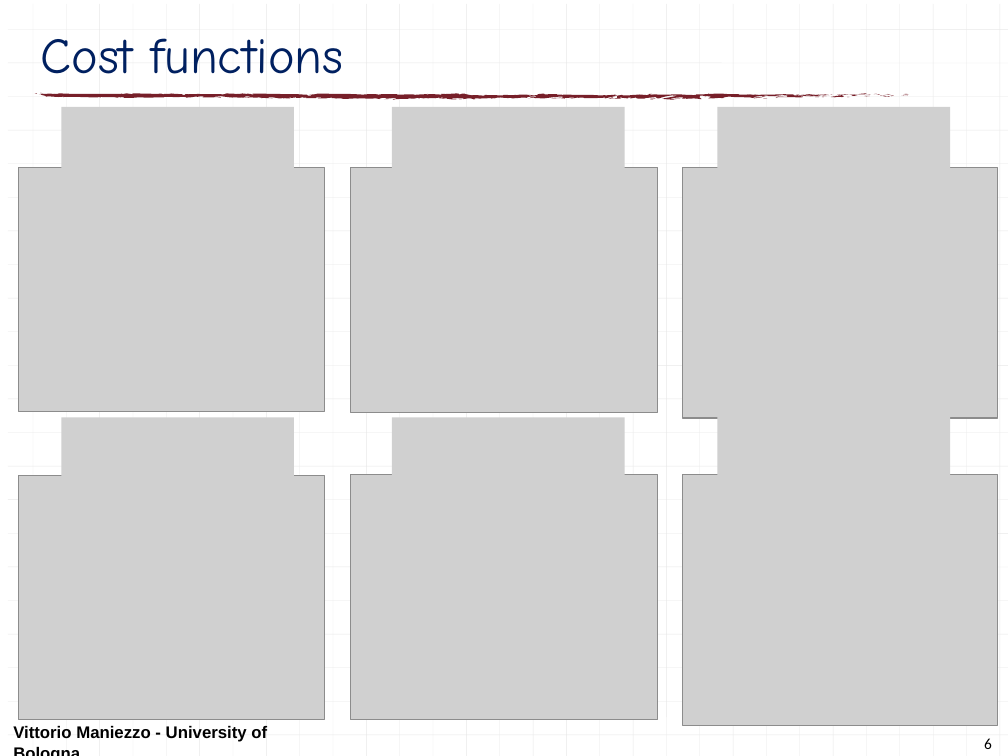
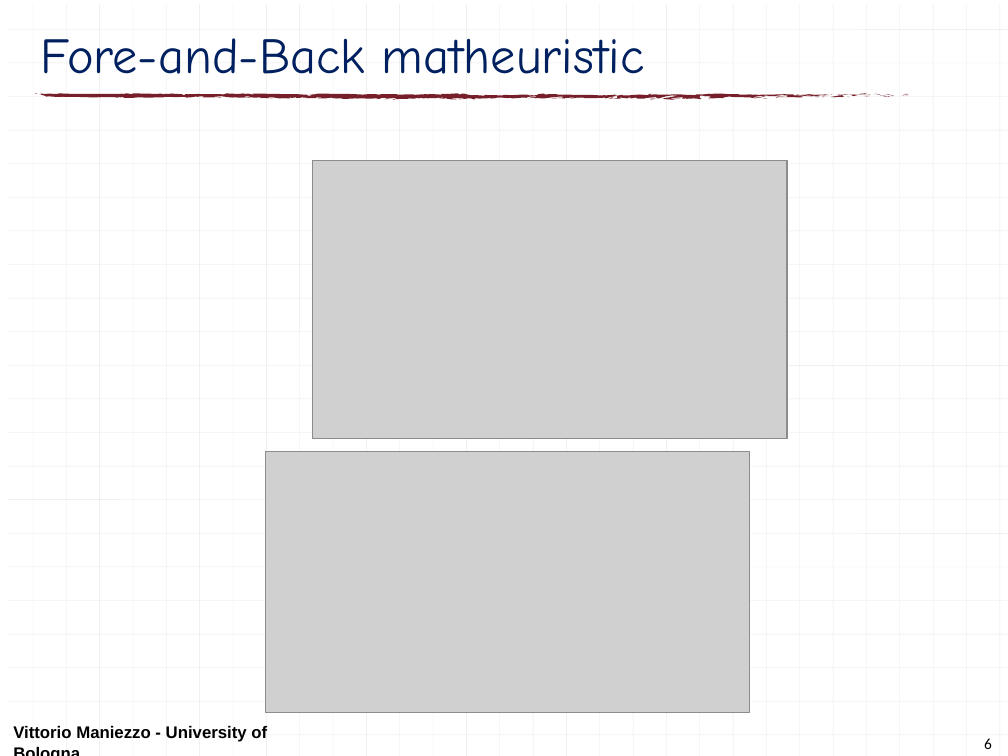
Before and after one commit to maniezzo/segmentation, a slide deck: slide 6 of doc/LION25_F&B/F&Bsegmentation.pptx. Drawn at 1008x756 pixels with LibreOffice and Linux fonts; fonts in the diff are those of the drawing; grey boxes stand for pictures. Boxes give left, top, right and bottom in pixels: in the first picture for what was removed or moved away, otherwise in the second. Text is boxed around its words. In the diff, an @@ line names an element or a change of style, - is before the commit and + after.

Commit message:
boh

```diff
--- a/doc/LION25_F&B/F&Bsegmentation.pptx
+++ b/doc/LION25_F&B/F&Bsegmentation.pptx
@@ title at (x1=41, y1=38, x2=645, y2=74): text changed @@
-Cost functions
+Fore-and-Back matheuristic
@@ picture removed at (x1=61, y1=107, x2=294, y2=173) @@
@@ picture removed at (x1=392, y1=107, x2=625, y2=173) @@
@@ picture removed at (x1=718, y1=107, x2=951, y2=173) @@
@@ picture removed at (x1=18, y1=167, x2=325, y2=411) @@
@@ picture resized from (x1=351, y1=167, x2=658, y2=412) to (x1=312, y1=161, x2=787, y2=438) @@
@@ picture removed at (x1=682, y1=167, x2=997, y2=418) @@
@@ picture removed at (x1=61, y1=417, x2=294, y2=484) @@
@@ picture removed at (x1=392, y1=417, x2=625, y2=484) @@
@@ picture removed at (x1=718, y1=416, x2=951, y2=483) @@
@@ picture removed at (x1=18, y1=476, x2=325, y2=720) @@
@@ picture resized from (x1=351, y1=475, x2=658, y2=720) to (x1=265, y1=452, x2=749, y2=713) @@
@@ picture removed at (x1=682, y1=475, x2=997, y2=726) @@
```
Also in this commit, not shown: 1 other slide changed, 5 slides added, 7 slides removed.
